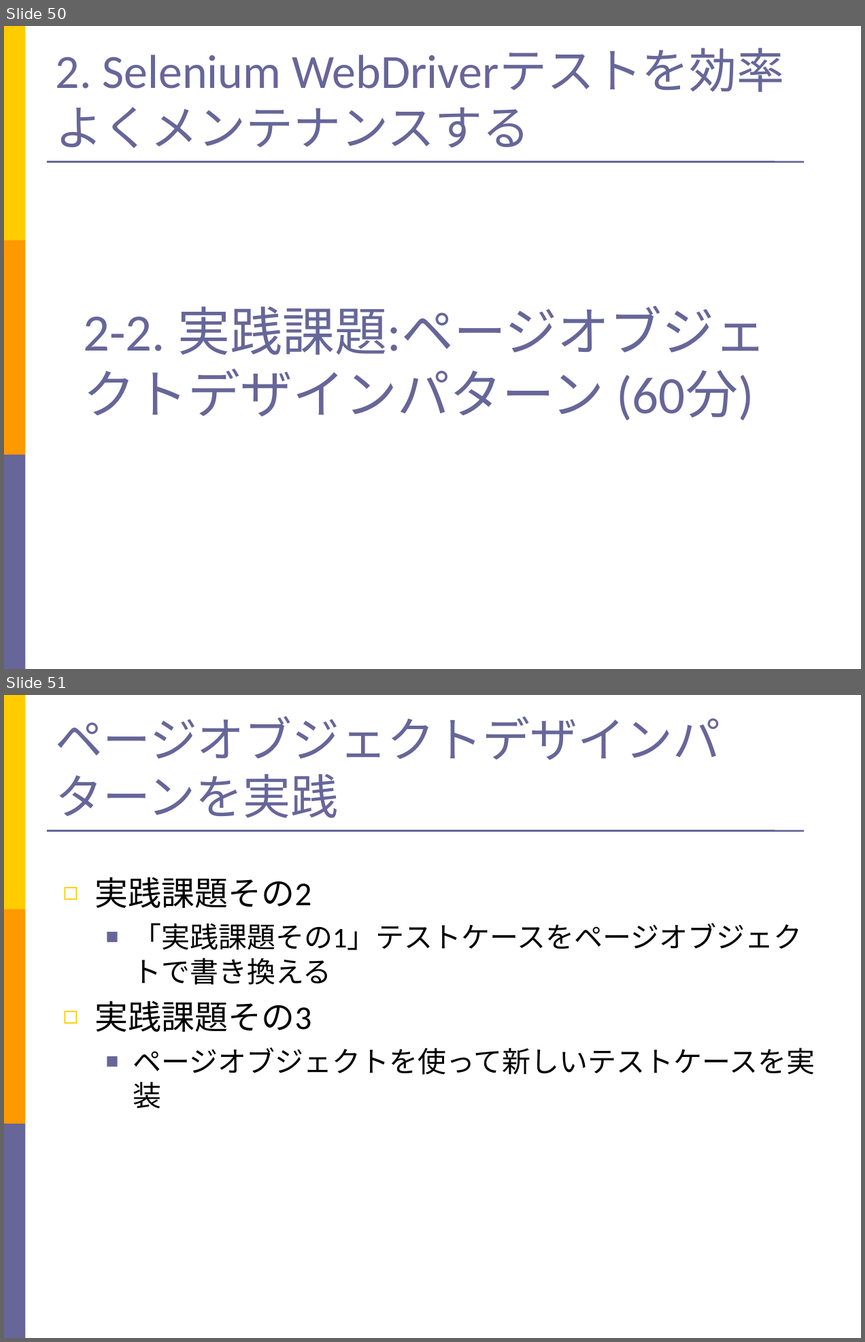
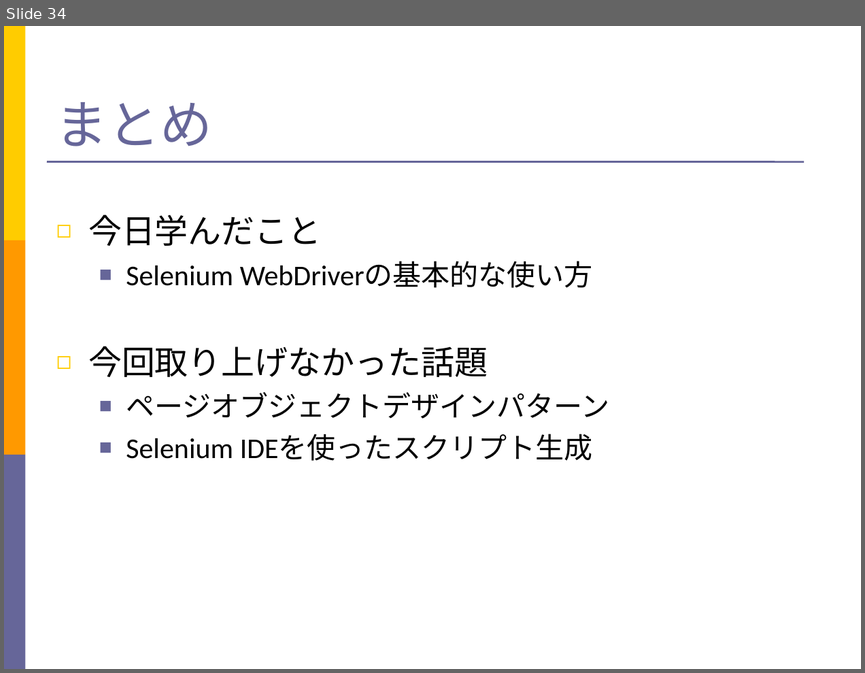
Before and after one commit to SoftwareTestAutomationResearch/STARHOTEL-Teaching-Materials-Simple, a slide deck: teacher/Slide.ppt. Shown one above the other, each under a label of ours: slides 50 and 51 before the commit, slide 34 after it. The pictures are 865x1342 and 865x673 pixels, drawn with LibreOffice and Linux fonts; fonts in the diff are those of the drawing. Boxes give left, top, right and bottom in pixels: in the first picture for what was removed or moved away, otherwise in the second. Text is boxed around its words. In the diff, an @@ line names an element or a change of style, - is before the commit and + after.

```diff
--- a/teacher/Slide.ppt
+++ b/teacher/Slide.ppt
@@ slide 51 removed at <box>4,695,861,1338</box>, background #FFFFFF; not listed: 4 template elements that a slide beside it also shows @@
@@ title removed at <box>56,716,721,818</box> @@
-ページオブジェクトデザインパターンを実践
@@ text removed at <box>95,877,815,1108</box> @@
-◻ 実践課題その2
-  ■ 「実践課題その1」テストケースをページオブジェクトで書き換える
-◻ 実践課題その3
-  ■ ページオブジェクトを使って新しいテストケースを実装
@@ what was slide 50 is now slide 34 @@
@@ slide 34 changed as well @@
@@ title at <box>56,102,213,146</box>: text changed; size 40 to 44 pt @@
-2. Selenium WebDriverテストを効率よくメンテナンスする
+まとめ
@@ text "今日学んだこと" at <box>88,214,609,461</box>: vertical alignment bottom to top @@
@@ text at <box>88,214,609,461</box>: text changed; size 44 to 24 pt; text colour #666699 to #000000 @@
-2-2. 実践課題:ページオブジェクトデザインパターン (60分)
+◻ 今日学んだこと
+  ■ Selenium WebDriverの基本的な使い方
+◻ 今回取り上げなかった話題
+  ■ ページオブジェクトデザインパターン
+  ■ Selenium IDEを使ったスクリプト生成
```
Also in this commit, not shown: 14 other slides changed, 3 slides added, 39 other slides removed, 3 other files.
